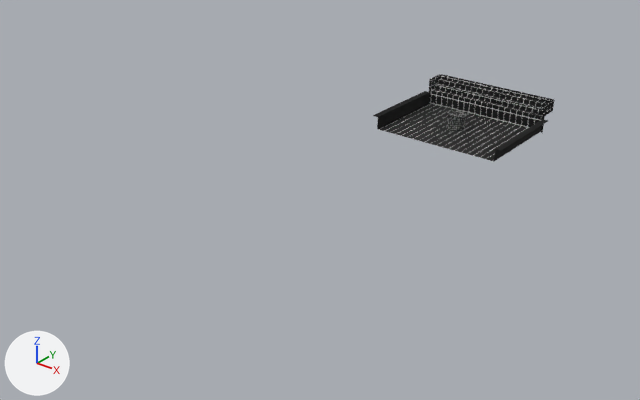
A saved change to the Blender file assets/maps/map1.blend.
One viewpoint serves both versions: a camera (50 mm lens) standing at (742.0, -1317.0, 552.0) and looking at (-64.0, -310.0, -72.0). The lights are fixed; the arrows at lower left show +X, +Y and +Z. The picture after the commit comes second. Objects named as collision shapes, trigger or cutter boxes, shadow casters or lower levels of detail are left out.

The older version as bpy lines, for what is in view:
```python
me_cube_002 = bpy.data.meshes.new('Cube.002')
me_cube_002.from_pydata(...)  # 55 vertices, 36 faces; spans x -143.0..70.0, y -139.0..119.0, z -30.0..22.0
me_cube_002.materials.append(mat_base)  # picture img_glow_png
ob_cube = bpy.data.objects.new('Cube', me_cube_002)
ob_cube.location = (0.0, 51.0, 0.0)
ob_cube.rotation_euler = (0.0, 0.0, 1.571)  # degrees (0, 0, 90)
```
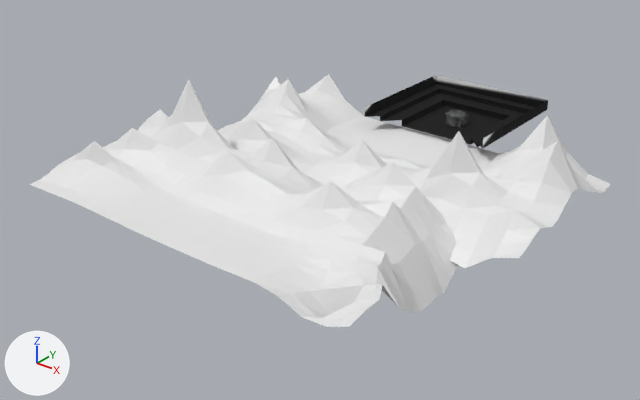
Where the change shows, as pixel boxes (x1, y1, x2, y2) in the pictures (640 x 400 px):
'Mountain', added: after (29, 74, 610, 328)
'Cube', deleted: before (373, 74, 555, 161)
'Stadium', added: after (364, 75, 548, 149)

The change, as a diff of the scene's bpy script:
```diff
--- a/assets/maps/map1.blend.py
+++ b/assets/maps/map1.blend.py
@@ mat_gridmountain @@
+mat_gridmountain = principled_material('GridMountain')
+mat_gridmountain.base_color = (0.8, 0.8, 0.8)  # white #e7e7e7
@@ me_plane_002 @@
+me_plane_002.from_pydata(...)  # 578 vertices, 512 faces; spans x -413.0..320.0, y -615.0..-59.0, z -102.0..118.0
+me_plane_002.materials.append(mat_gridmountain)  # white #e7e7e7
@@ me_plane @@
+me_plane.from_pydata(...)  # 24 vertices, 16 faces; spans x -168.0..168.0, y -168.0..168.0, z -27.0..28.0
+me_plane.materials.append(mat_base)  # picture img_glow_png
@@ ob_cube @@
-ob_cube = bpy.data.objects.new('Cube', me_cube_002)
-ob_cube.location = (0.0, 51.0, 0.0)
-ob_cube.rotation_euler = (0.0, 0.0, 1.571)  # degrees (0, 0, 90)
@@ ob_mountain @@
+ob_mountain = bpy.data.objects.new('Mountain', me_plane_002)
+ob_mountain.location = (0.0, 0.0, 0.0)
@@ ob_stadium @@
+ob_stadium = bpy.data.objects.new('Stadium', me_plane)
+ob_stadium.location = (0.0, 0.0, 0.0)
+ob_stadium.scale = (0.7, 0.7, 0.7)
```
